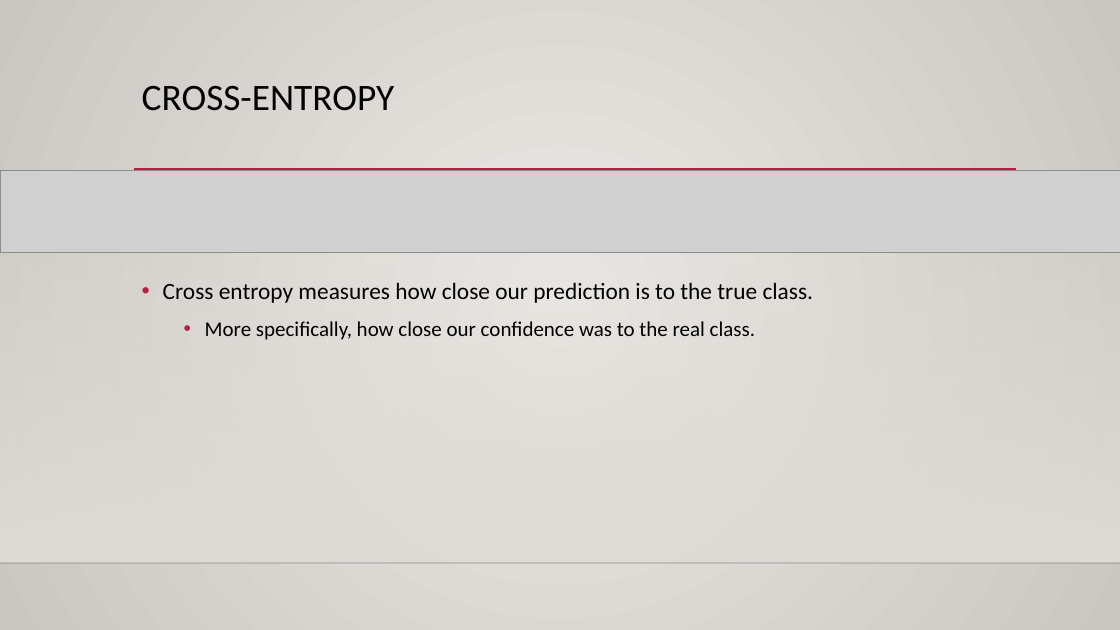
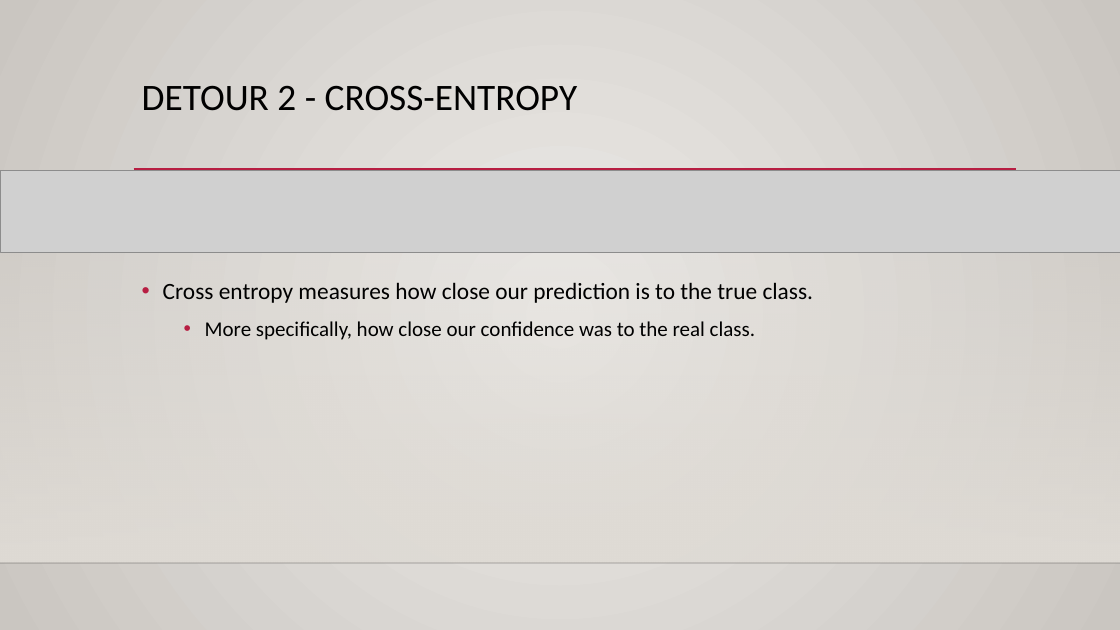
Before and after one commit to allyryry/3950_Workbooks, a slide deck: slide 5 of reference_content/Slides/images_cnn.pptx (slide 4 before the commit). Drawn at 1120x630 pixels with LibreOffice and Linux fonts; fonts in the diff are those of the drawing; grey boxes stand for pictures; background and template pictures are left out. Boxes give left, top, right and bottom in pixels: in the first picture for what was removed or moved away, otherwise in the second. Text is boxed around its words. In the diff, an @@ line names an element or a change of style, - is before the commit and + after.

```diff
--- a/reference_content/Slides/images_cnn.pptx
+++ b/reference_content/Slides/images_cnn.pptx
@@ title at (x1=142, y1=85, x2=578, y2=111): text changed @@
-CROSS-ENTROPY
+DETOUR 2 - CROSS-ENTROPY
```
Also in this commit, not shown: 1 other slide changed, 1 slide removed, 2 other files.
